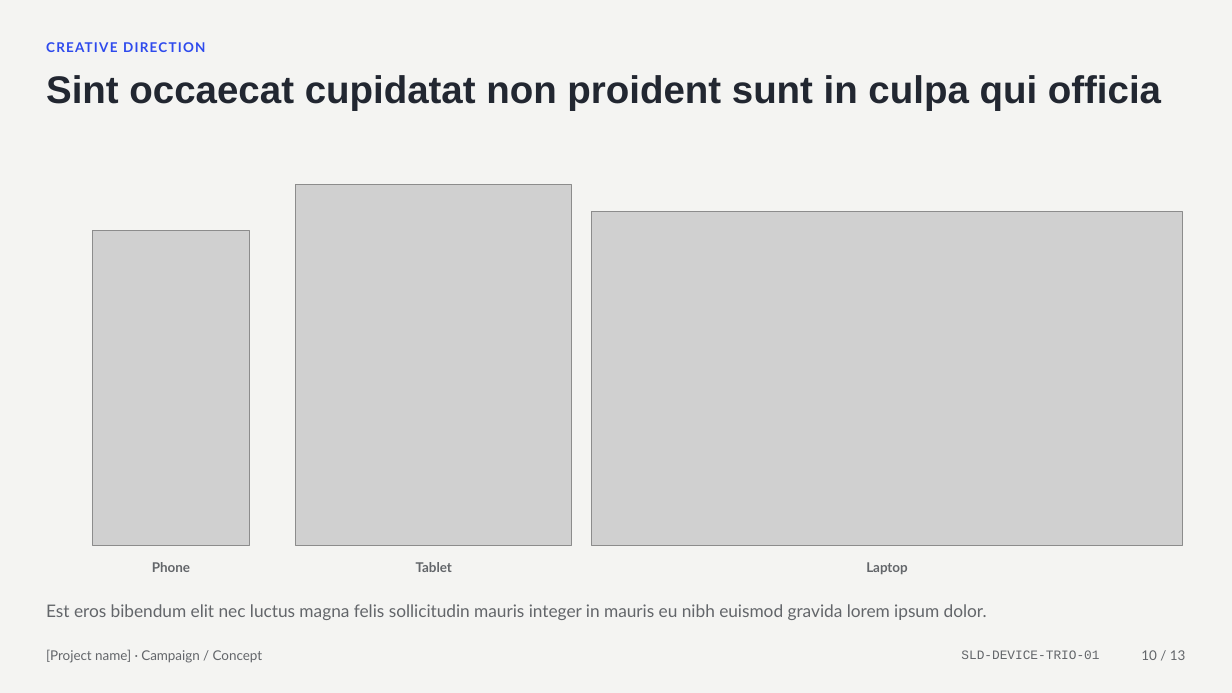
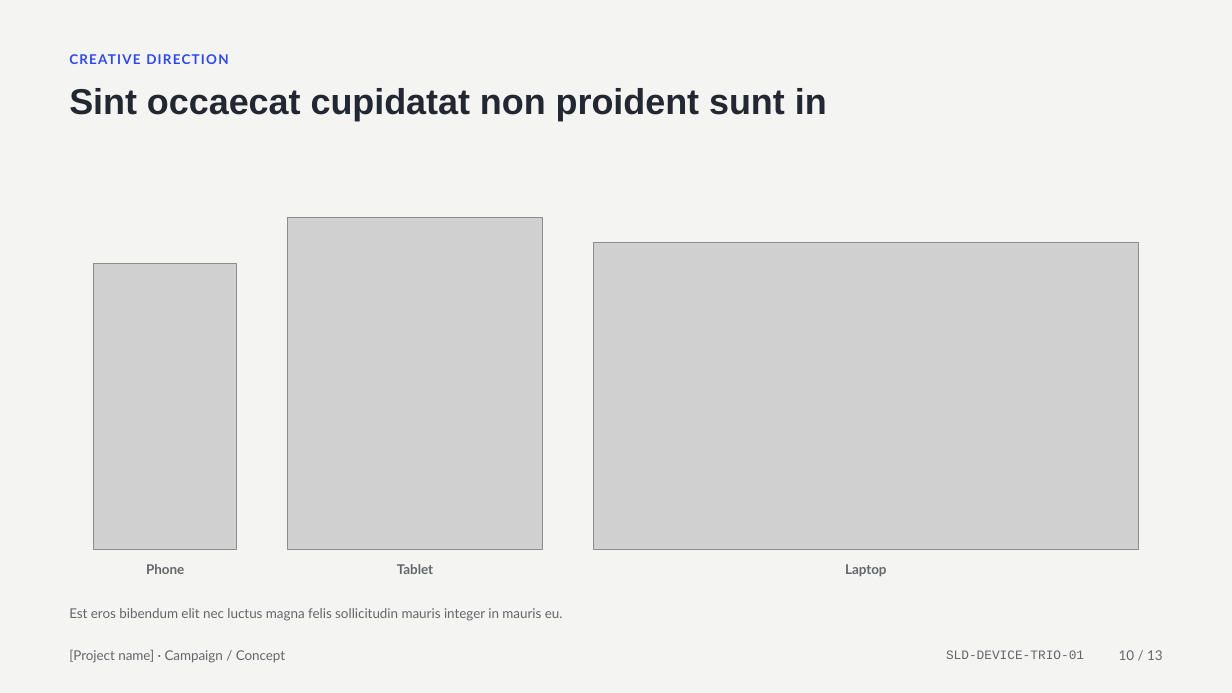
Before and after one commit to rajesh171812/storyloom.ai, a slide deck: slide 10 of downloads/templates/Template_Campaign_Concept_v1.pptx. Drawn at 1232x693 pixels with LibreOffice and Linux fonts; fonts in the diff are those of the drawing; grey boxes stand for pictures. Boxes give left, top, right and bottom in pixels: in the first picture for what was removed or moved away, otherwise in the second. Text is boxed around its words. In the diff, an @@ line names an element or a change of style, - is before the commit and + after.

```diff
--- a/downloads/templates/Template_Campaign_Concept_v1.pptx
+++ b/downloads/templates/Template_Campaign_Concept_v1.pptx
@@ text "CREATIVE DIRECTION": place and size @@
-text "CREATIVE DIRECTION" at [46,42,205,52]
+text "CREATIVE DIRECTION" at [69,54,228,64]
@@ text at [69,88,827,121]: text changed; size 30 to 28 pt @@
-Sint occaecat cupidatat non proident sunt in culpa qui officia
+Sint occaecat cupidatat non proident sunt in
@@ picture: place and size @@
-picture at [296,185,572,545]
+picture at [287,217,543,550]
@@ picture: place and size @@
-picture at [92,231,250,545]
+picture at [93,263,237,550]
@@ picture: place and size @@
-picture at [592,212,1183,545]
+picture at [593,243,1139,550]
@@ text "Phone": place and size @@
-text "Phone" at [152,562,190,572]
+text "Phone" at [146,564,184,574]
@@ text "Tablet": place and size @@
-text "Tablet" at [416,562,452,572]
+text "Tablet" at [397,564,433,574]
@@ text "Laptop": place and size @@
-text "Laptop" at [866,562,907,574]
+text "Laptop" at [845,564,886,576]
@@ text at [69,608,563,621]: text changed; size 13.5 to 10.5 pt @@
-Est eros bibendum elit nec luctus magna felis sollicitudin mauris integer in mauris eu nibh euismod gravida lorem ipsum dolor.
+Est eros bibendum elit nec luctus magna felis sollicitudin mauris integer in mauris eu.
@@ text "[Project name] · Campaign / ...": place and size @@
-text "[Project name] · Campaign / ..." at [46,649,262,663]
+text "[Project name] · Campaign / ..." at [69,649,285,663]
@@ text "SLD-DEVICE-TRIO-01": place and size @@
-text "SLD-DEVICE-TRIO-01" at [961,650,1099,659]
+text "SLD-DEVICE-TRIO-01" at [946,650,1084,659]
@@ text "10 / 13": place and size @@
-text "10 / 13" at [1141,650,1186,660]
+text "10 / 13" at [1119,650,1163,660]
```
Also in this commit, not shown: 12 other slides changed, 16 other files.
